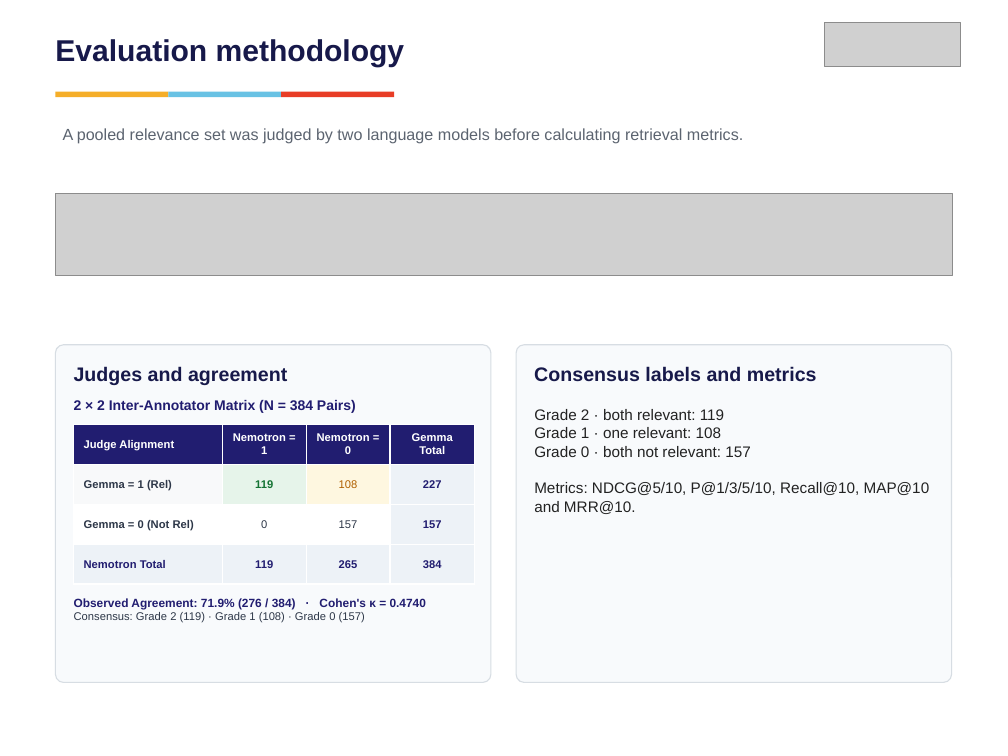
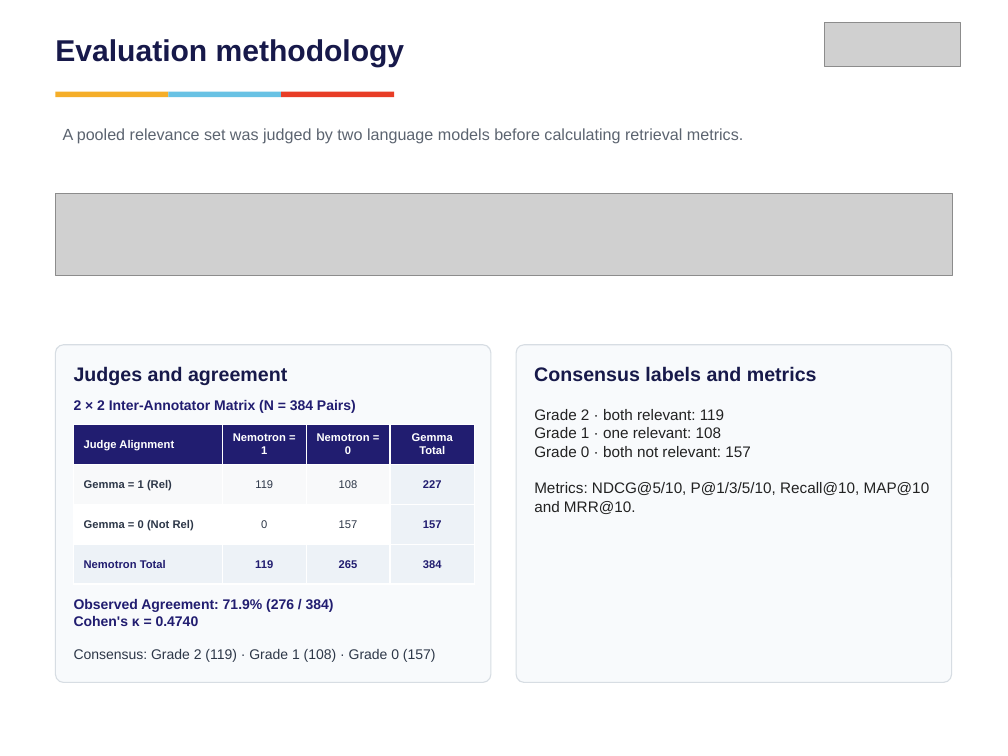
Before and after one commit to vishrutbhushan/ir-benchmark, a slide deck: slide 12 of presentation/IR_Benchmark_Presentation.pptx (slide 11 before the commit). Drawn at 1008x756 pixels with LibreOffice and Linux fonts; fonts in the diff are those of the drawing; grey boxes stand for pictures. Boxes give left, top, right and bottom in pixels: in the first picture for what was removed or moved away, otherwise in the second. Text is boxed around its words. In the diff, an @@ line names an element or a change of style, - is before the commit and + after.

```diff
--- a/presentation/IR_Benchmark_Presentation.pptx
+++ b/presentation/IR_Benchmark_Presentation.pptx
@@ table at [74,424,475,585] @@
@@ fill #E6F4EA to #F8F9FA in row 2, column 2 @@
@@ fill #FEF7E0 to #F8F9FA in row 2, column 3 @@
@@ text colour #137333 to #2D3748, bold off in "119" @@
@@ text colour #B06000 to #2D3748 in "108" @@
@@ text at [74,599,334,626]: text changed; size 8.5 to 10 pt @@
-Observed Agreement: 71.9% (276 / 384) · Cohen's κ = 0.4740
+Observed Agreement: 71.9% (276 / 384)
+Cohen's κ = 0.4740
@@ text at [74,649,436,662]: size 8 to 10 pt in "Consensus: Grade 2 (119) · Grade 1 ..." @@
```
Also in this commit, not shown: 4 other slides changed, 1 slide added, 18 other files.
